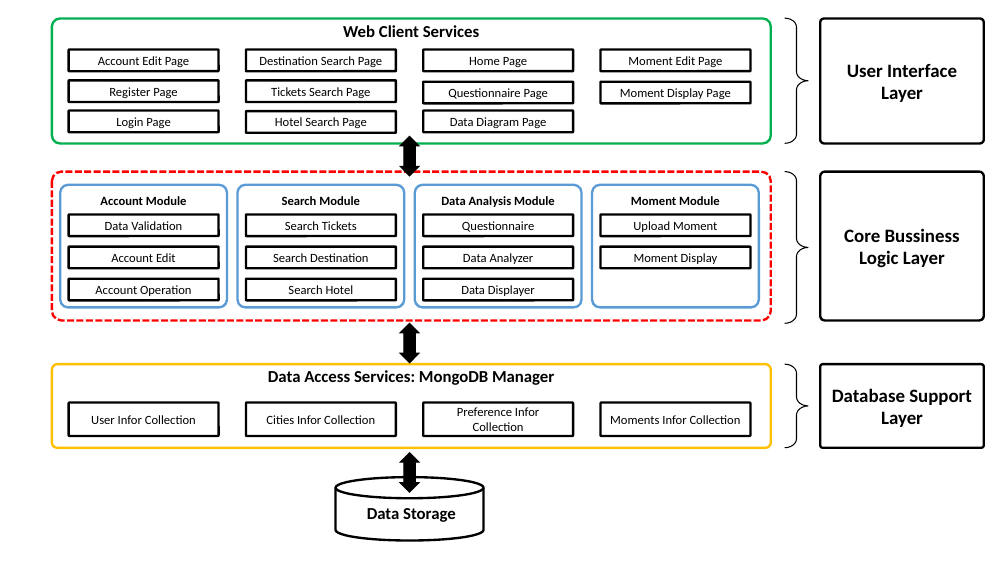
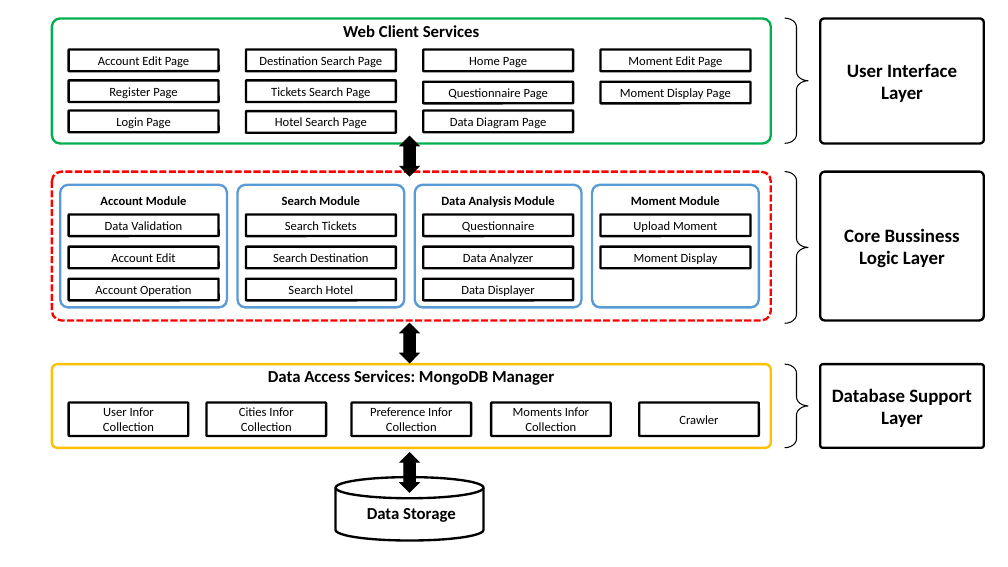
Before and after one commit to Software-Engineering-Seven-Group/ICDESystem, a slide deck: slide 2 of report_project/Delivery3/Report Graph.pptx. Drawn at 1008x567 pixels with LibreOffice and Linux fonts; fonts in the diff are those of the drawing. Boxes give left, top, right and bottom in pixels: in the first picture for what was removed or moved away, otherwise in the second. Text is boxed around its words. In the diff, an @@ line names an element or a change of style, - is before the commit and + after.

```diff
--- a/report_project/Delivery3/Report Graph.pptx
+++ b/report_project/Delivery3/Report Graph.pptx
@@ rounded rectangle "User Infor Collection": place and size @@
-rounded rectangle "User Infor Collection" at (69, 402, 219, 436)
+rounded rectangle "User Infor Collection" at (69, 402, 188, 436)
@@ rounded rectangle "Cities Infor Collection": place and size @@
-rounded rectangle "Cities Infor Collection" at (246, 402, 395, 436)
+rounded rectangle "Cities Infor Collection" at (206, 402, 326, 436)
@@ rounded rectangle "Preference Infor Collection": place and size @@
-rounded rectangle "Preference Infor Collection" at (423, 402, 573, 436)
+rounded rectangle "Preference Infor Collection" at (352, 402, 471, 436)
@@ rounded rectangle "Moments Infor Collection": place and size @@
-rounded rectangle "Moments Infor Collection" at (600, 402, 750, 436)
+rounded rectangle "Moments Infor Collection" at (492, 402, 611, 436)
@@ rounded rectangle added at (640, 402, 759, 436), outline #000000 2.25 pt, 12 pt, text #000000 @@
+Crawler
```
Also in this commit, not shown: 1 other slide changed, 5 other files.
